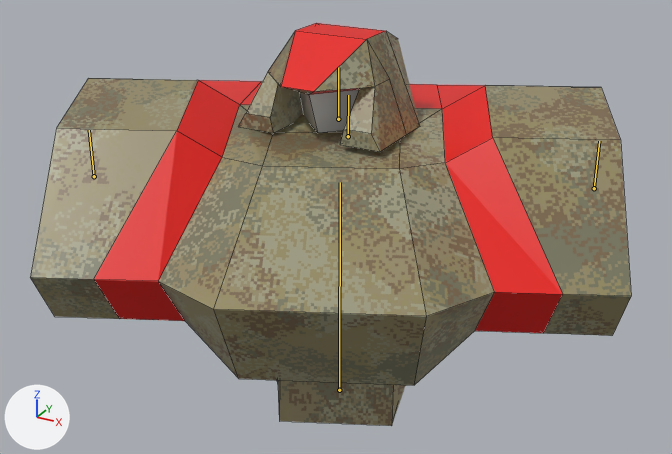
Before and after pictures for a commit that changed the Blender file resources/mechparts/body/mech_body04.blend.
The view is the same before and after, from a 50 mm camera at (0.849, -1.562, 1.18) aimed at (0.009, -0.034, 0.416). Every picture has the same lights, and +X, +Y and +Z are marked at lower left. Both versions are drawn at frame 15 of the action 'melee_left'; the numbers are the values there. The bones that bend it are drawn over the model as lines. Mesh edges are drawn as thin lines.

The first picture shows 'body'.
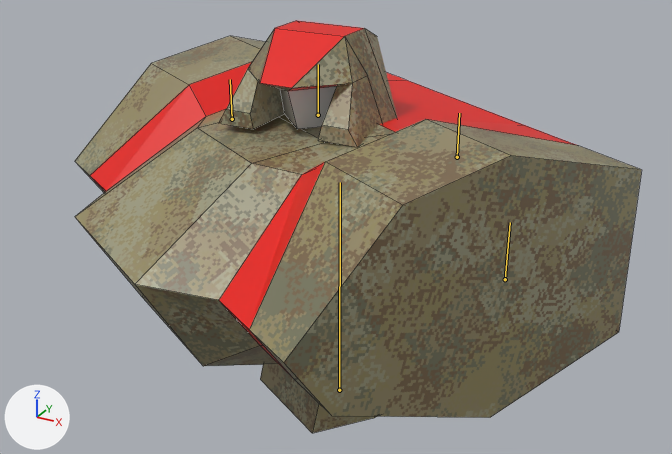
Location of each change, [x1, y1, x2, y2] in pixels of the pictures (672 x 454 px):
'body', posed: before [30, 23, 631, 426]; after [75, 21, 642, 433]
bone 'head', root to tip: before (338, 119) to (338, 67); after (318, 115) to (318, 64)

Diff of the bpy script that builds the scene:
```diff
--- a/resources/mechparts/body/mech_body04.blend.py
+++ b/resources/mechparts/body/mech_body04.blend.py
@@ bone_body @@
 bone_body = bpy.data.objects['Armature'].pose.bones['body']
-bone_body.rotation_quaternion = (0.972, 0.0, 0.214, 0.0)  # degrees (0, 25, 0)
+bone_body.rotation_quaternion = (0.966, 0.0, -0.259, 0.0)  # degrees (0, -30, 0)
@@ bone_head @@
 bone_head = bpy.data.objects['Armature'].pose.bones['head']  # child of 'body'
-bone_head.rotation_quaternion = (0.972, 0.0, -0.214, 0.0)  # degrees (0, -25, 0)
+bone_head.rotation_quaternion = (0.966, 0.0, 0.259, 0.0)  # degrees (0, 30, 0)
```
